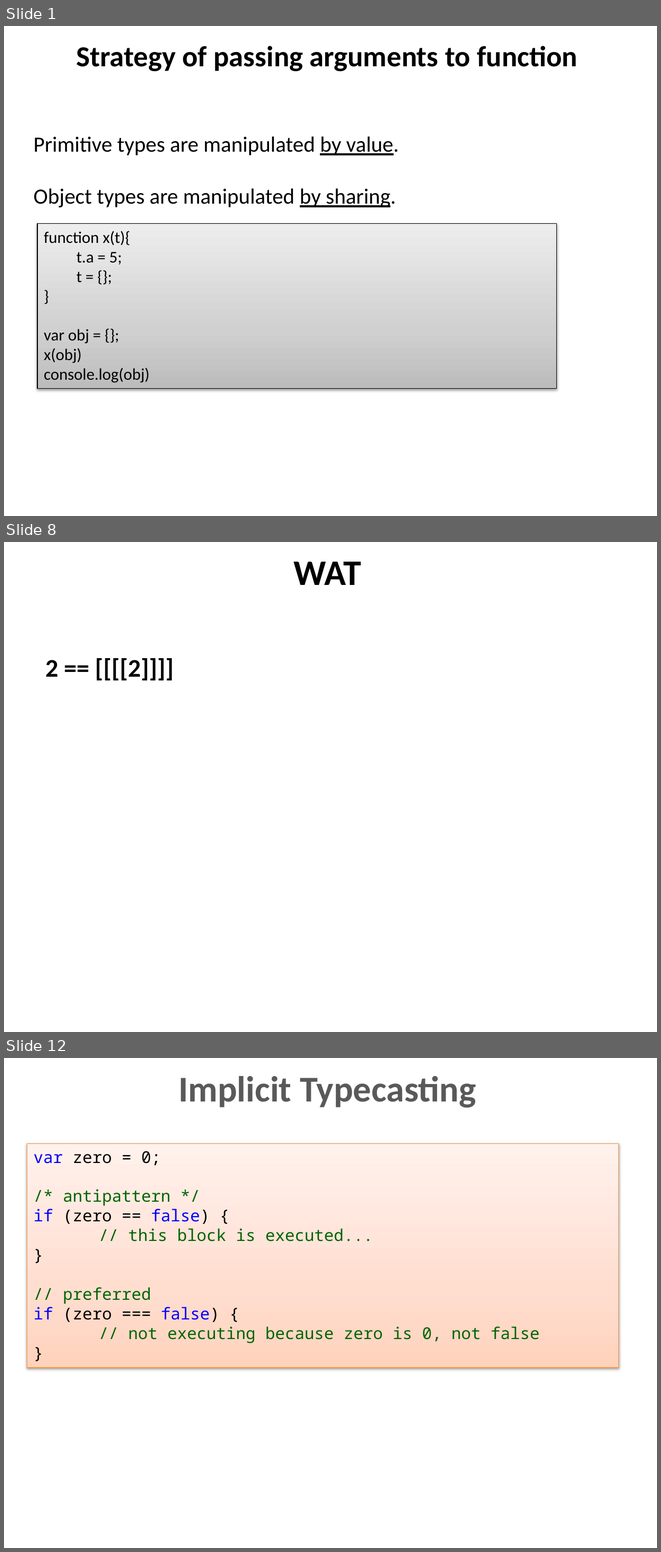
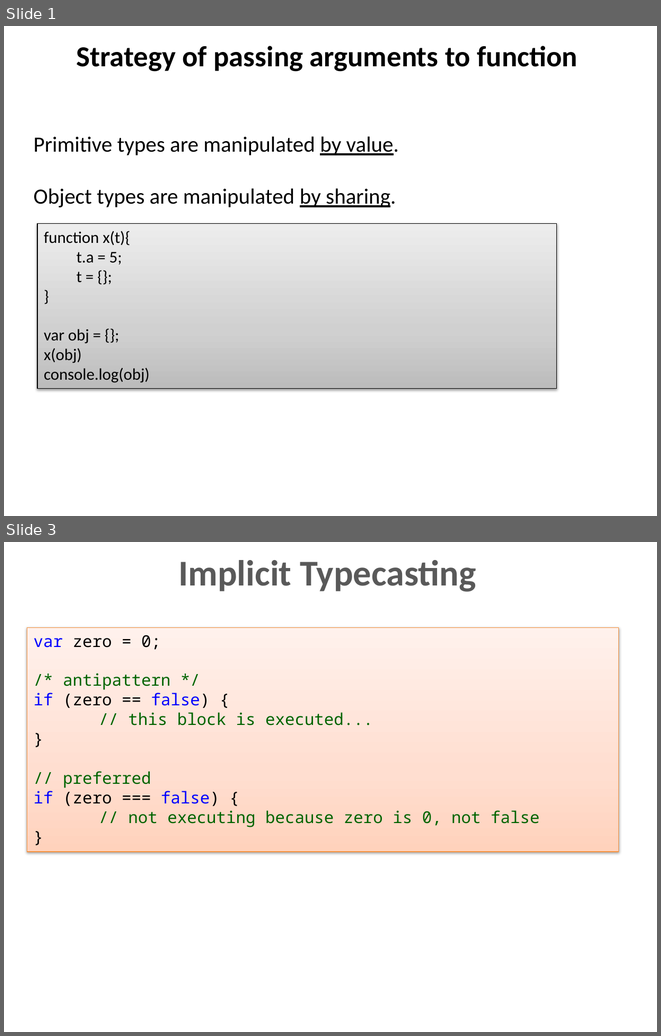
Before and after one commit to dzmitry-varabei/front-end-course, a slide deck: js-data-types/Data_types.pptx. Shown one above the other, each under a label of ours: slides 1, 8 and 12 before the commit, slides 1 and 3 after it; the slides between them are not shown. The pictures are 661x1552 and 661x1036 pixels, drawn with LibreOffice and Linux fonts; fonts in the diff are those of the drawing. Boxes give left, top, right and bottom in pixels: in the first picture for what was removed or moved away, otherwise in the second. Text is boxed around its words. In the diff, an @@ line names an element or a change of style, - is before the commit and + after.

```diff
--- a/js-data-types/Data_types.pptx
+++ b/js-data-types/Data_types.pptx
@@ slide 8 removed at [4, 542, 657, 1032], background #FFFFFF @@
@@ title removed at [293, 562, 361, 585] @@
-WAT
@@ text removed at [45, 658, 174, 680] @@
-2 == [[[[2]]]]
@@ what was slide 12 is now slide 3 @@
```
Also in this commit, not shown: 1 slide changed, 8 other slides removed, 2 other files.
